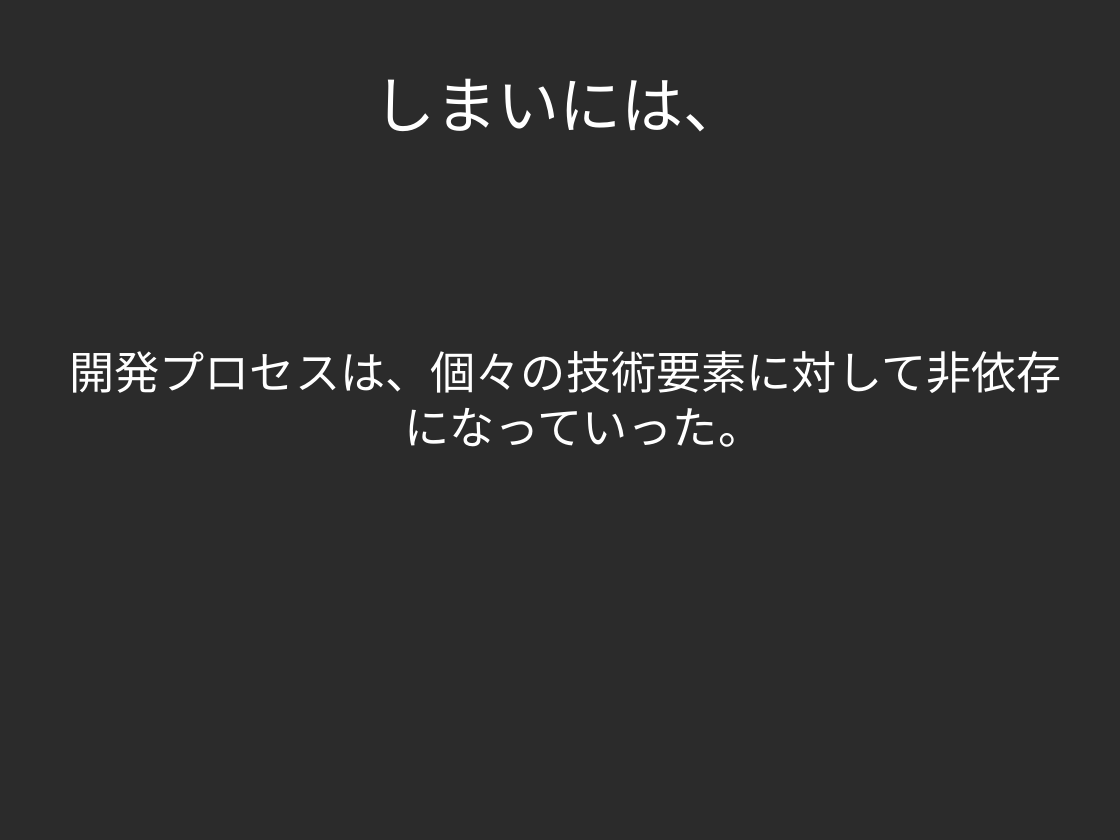
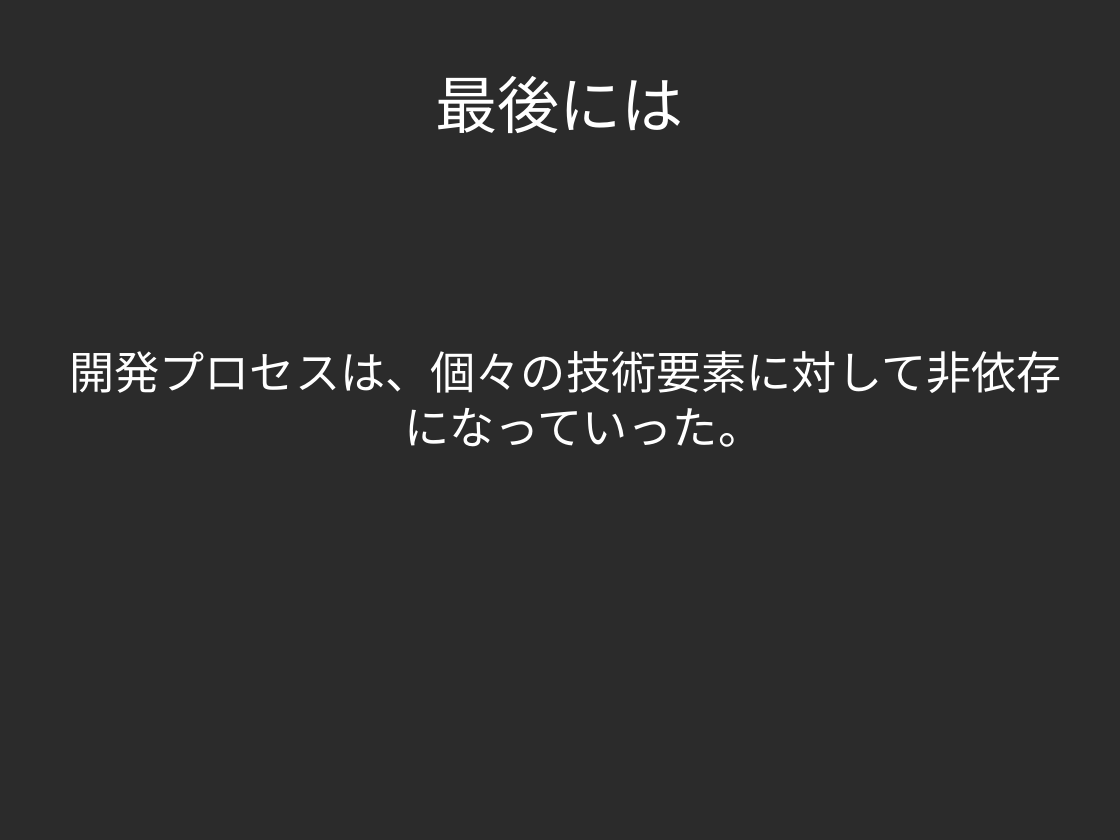
Before and after one commit to yojik/yojik-lib, a slide deck: slide 33 of 2009devsumi/oo_exercise/doc/devsum.odp (slide 32 before the commit). Drawn at 1120x840 pixels with LibreOffice and Linux fonts; fonts in the diff are those of the drawing; background and template pictures are left out; a plain dark background stands for a picture behind light text. Boxes give left, top, right and bottom in pixels: in the first picture for what was removed or moved away, otherwise in the second. Text is boxed around its words. In the diff, an @@ line names an element or a change of style, - is before the commit and + after.

```diff
--- a/2009devsumi/oo_exercise/doc/devsum.odp
+++ b/2009devsumi/oo_exercise/doc/devsum.odp
@@ title at box(436, 76, 684, 133): text changed @@
-しまいには、
+最後には
```
Also in this commit, not shown: 8 other slides changed, 8 slides added, 4 slides removed.
